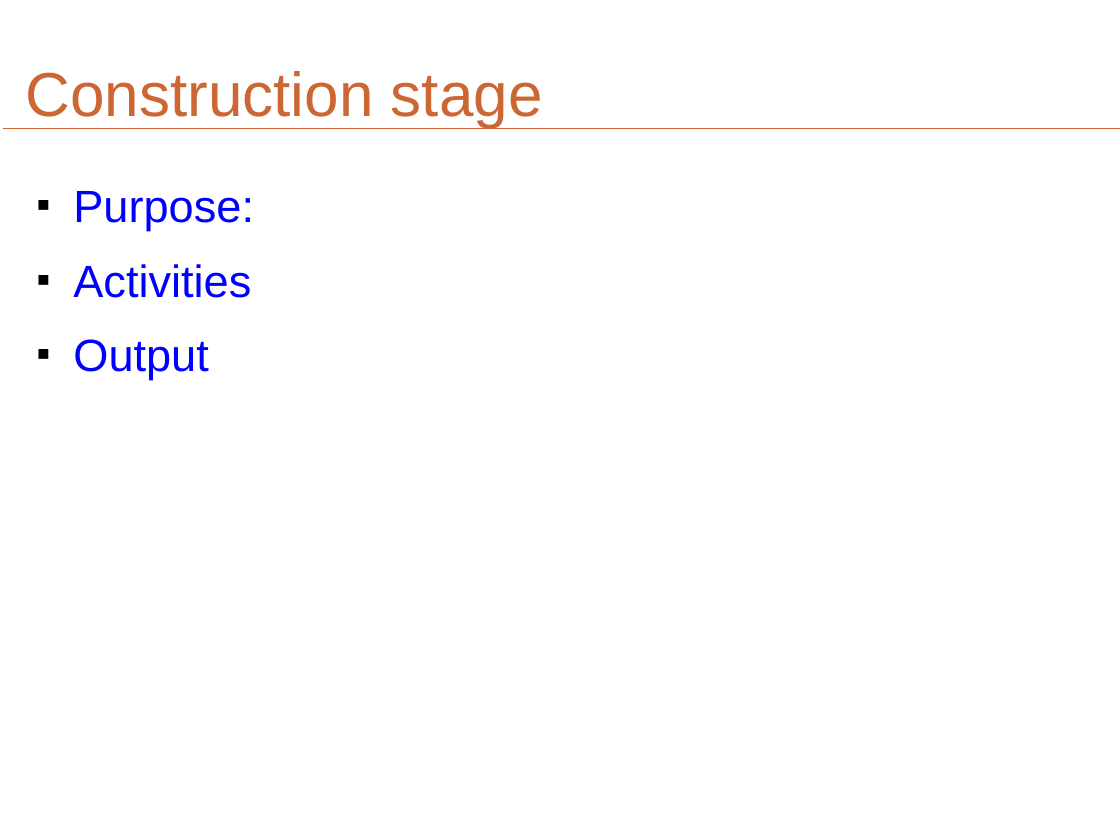
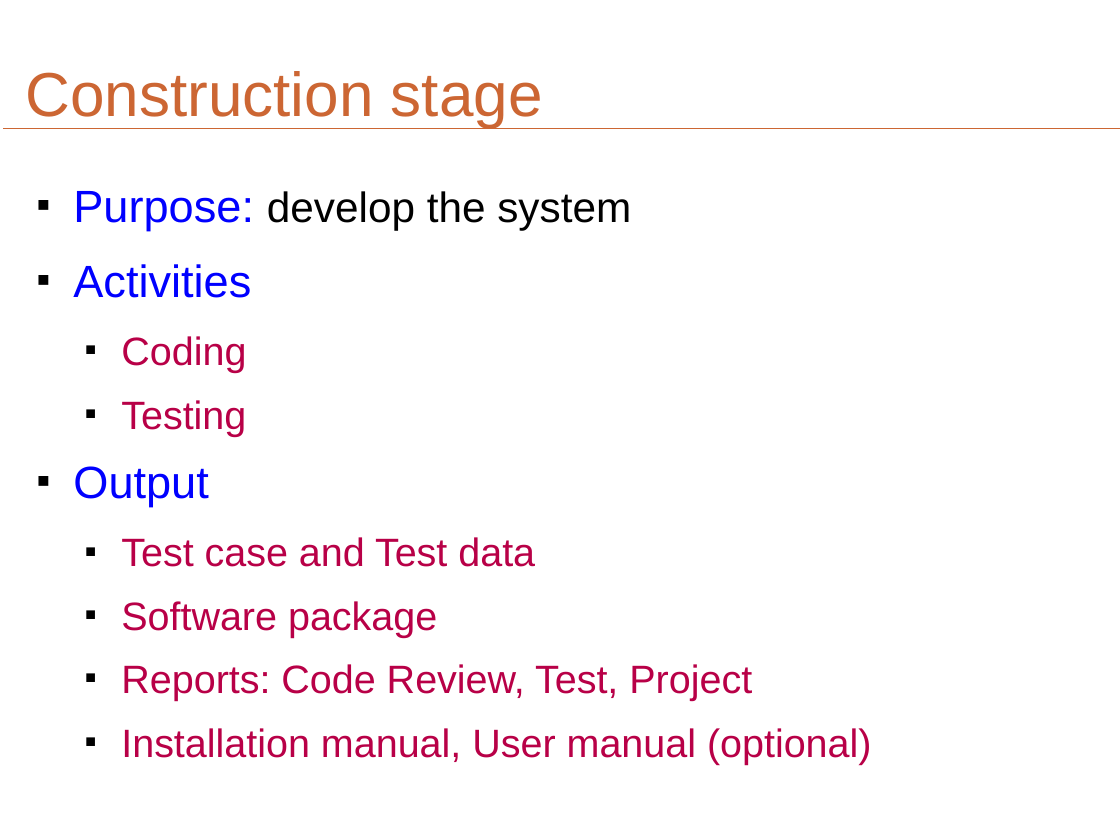
Before and after one commit to shindo59/open-ones, a slide deck: slide 8 of trunk/SDP/Wip/Document/Slide/SDP_SDLC.odp. Drawn at 1120x840 pixels with LibreOffice and Linux fonts; fonts in the diff are those of the drawing. Boxes give left, top, right and bottom in pixels: in the first picture for what was removed or moved away, otherwise in the second. Text is boxed around its words. In the diff, an @@ line names an element or a change of style, - is before the commit and + after.

```diff
--- a/trunk/SDP/Wip/Document/Slide/SDP_SDLC.odp
+++ b/trunk/SDP/Wip/Document/Slide/SDP_SDLC.odp
@@ text at <box>73,191,631,231</box>: text changed; size 32 to 30 pt; text colour #0000FF to #000000 @@
-■ Purpose:
+■ Purpose: develop the system
@@ text at <box>121,336,246,436</box>: paragraphs added @@
+  ■ Coding
+  ■ Testing
@@ text at <box>121,537,872,764</box>: paragraphs added @@
+  ■ Test case and Test data
+  ■ Software package
+  ■ Reports: Code Review, Test, Project
+  ■ Installation manual, User manual (optional)
```
Also in this commit, not shown: 5 other slides changed, 5 slides added, 2 slides removed, 2 other files.
